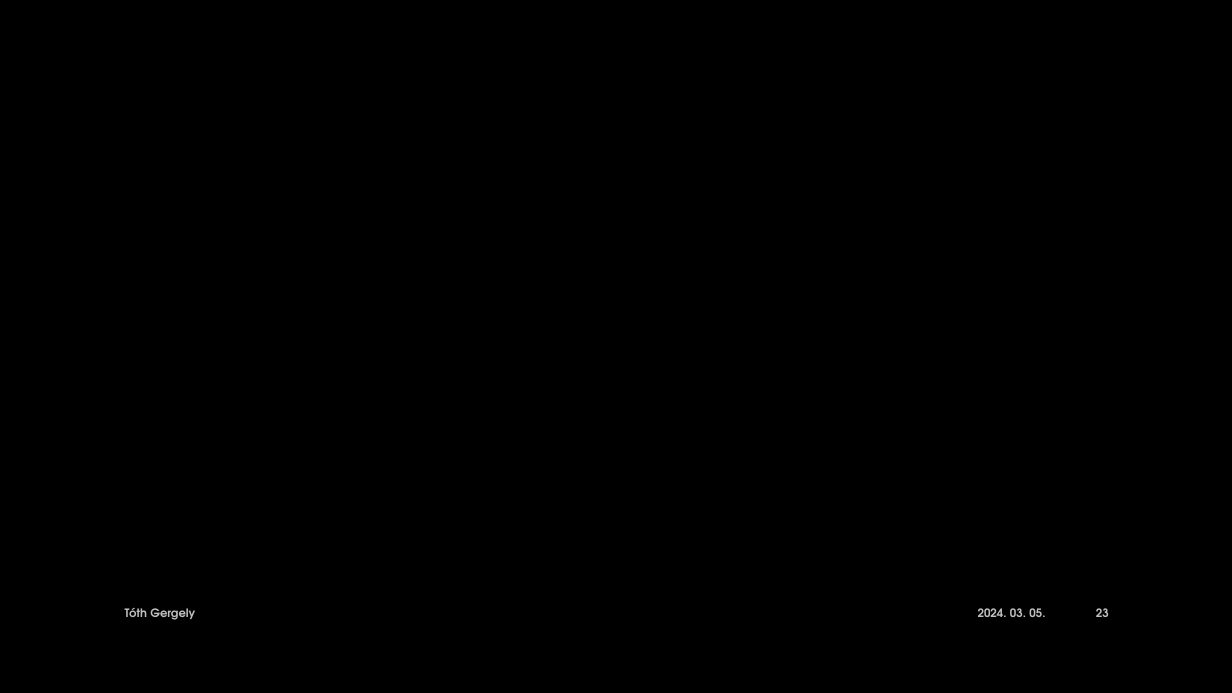
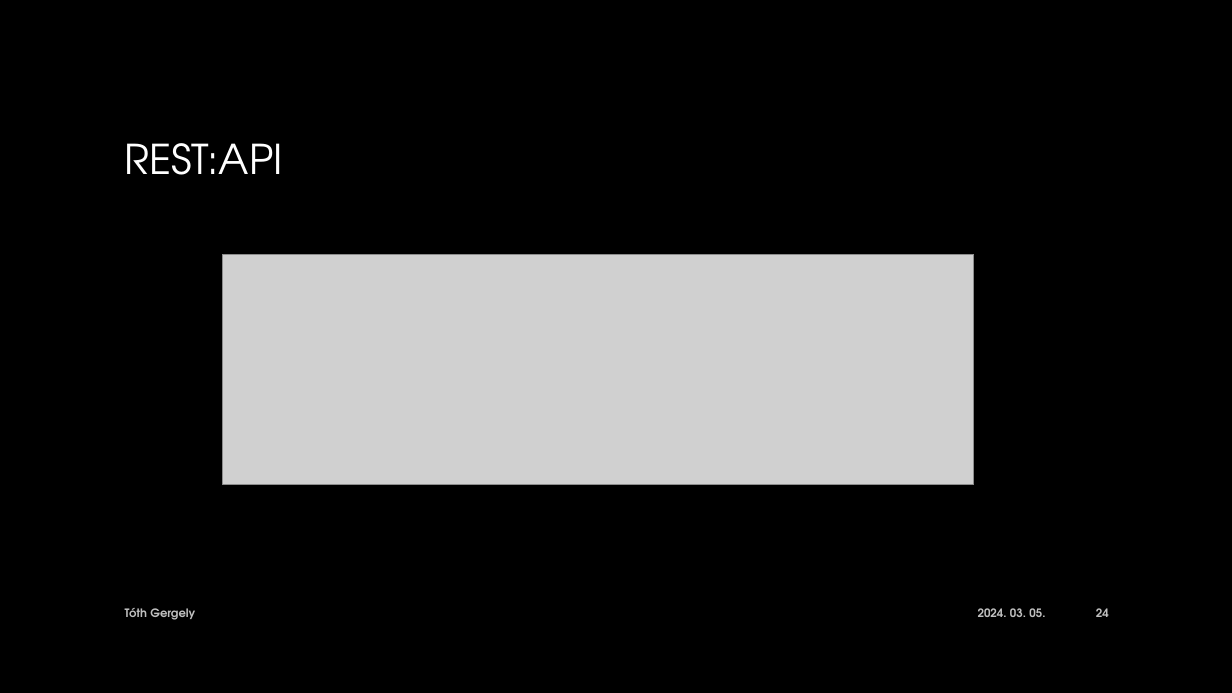
Before and after one commit to gereyl/html-portfolio, a slide deck: slide 24 of Eloadas.pptx (slide 23 before the commit). Drawn at 1232x693 pixels with LibreOffice and Linux fonts; fonts in the diff are those of the drawing; grey boxes stand for pictures; background and template pictures are left out. Boxes give left, top, right and bottom in pixels: in the first picture for what was removed or moved away, otherwise in the second. Text is boxed around its words. In the diff, an @@ line names an element or a change of style, - is before the commit and + after.

```diff
--- a/Eloadas.pptx
+++ b/Eloadas.pptx
@@ title added at [125, 143, 283, 175], 32 pt, text gradient #FFFFFF to #A6A6A6 @@
+REST:API
@@ picture added at [223, 254, 974, 485] @@
@@ page number at [1096, 608, 1109, 617]: text changed @@
-23
+24
```
Also in this commit, not shown: 10 other slides changed, 14 slides removed, 3 other files.
